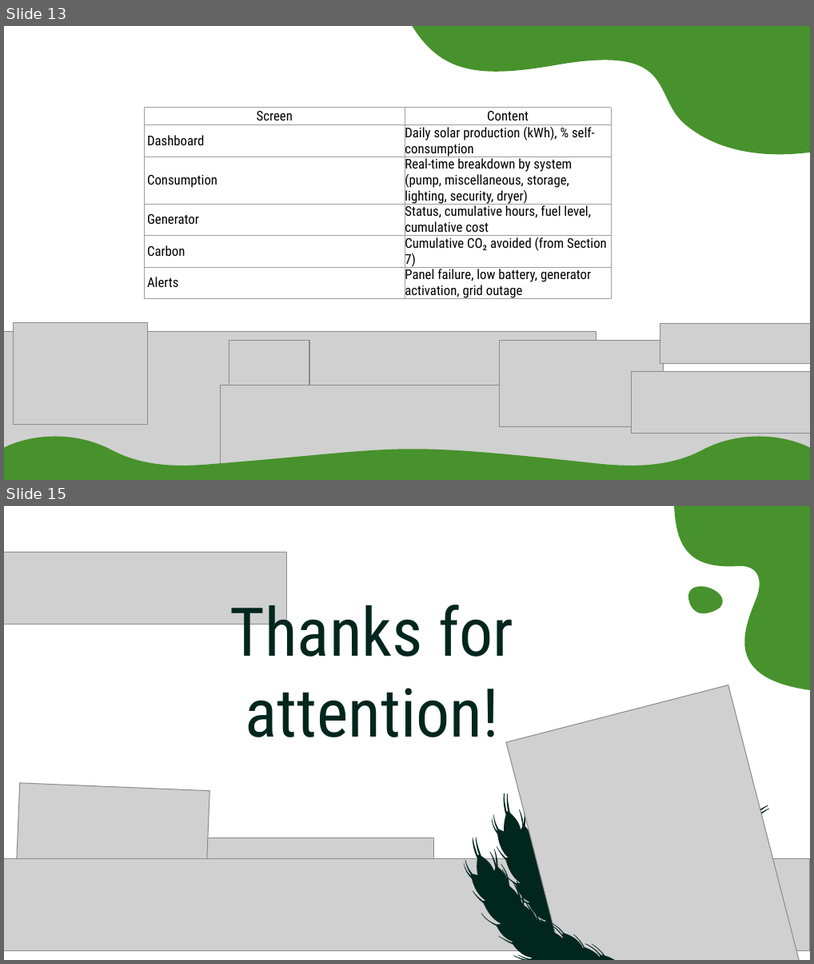
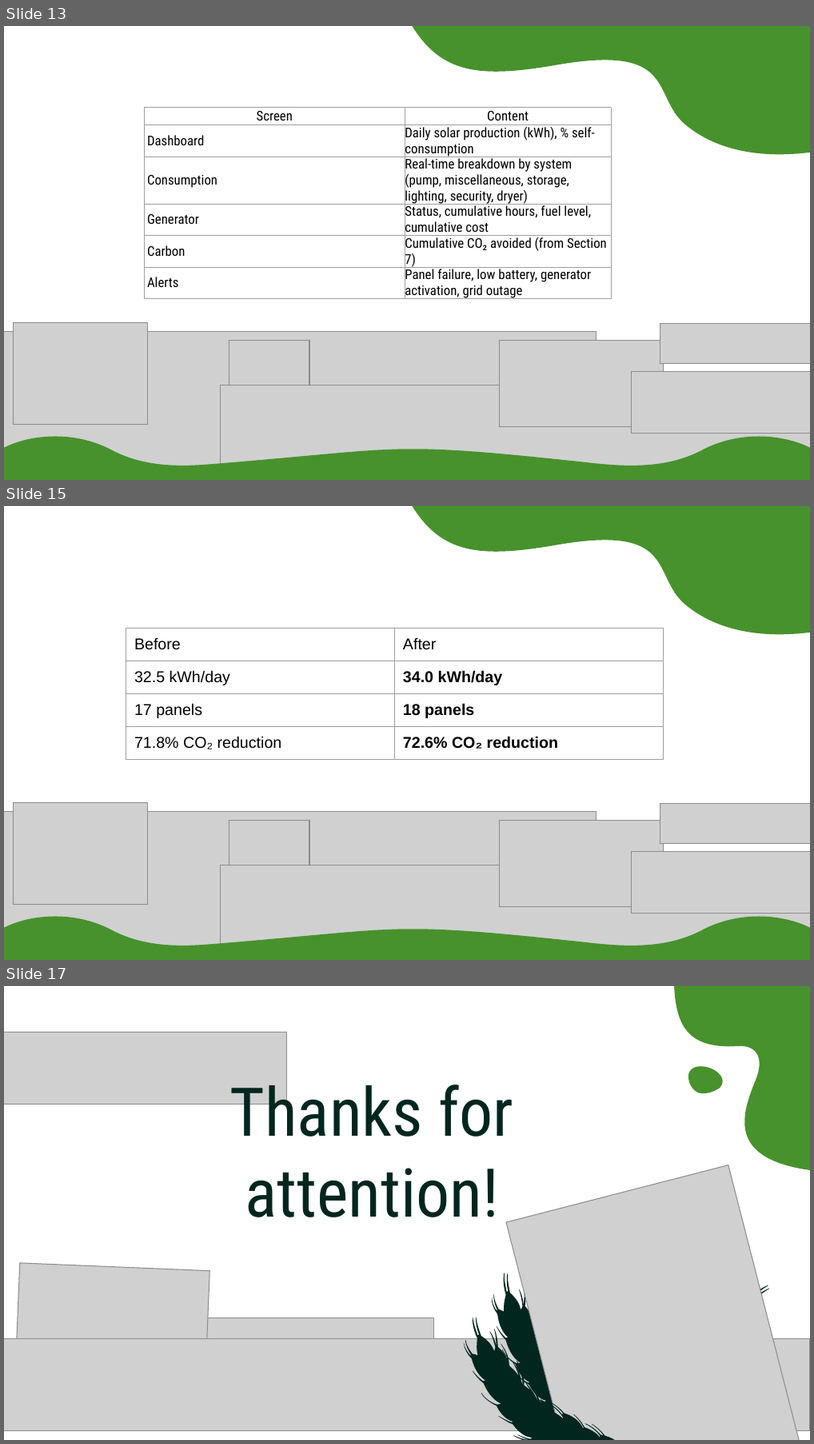
Before and after one commit to yameogowilfried12-ai/Excellence_Program, a slide deck: cohort 2026/template_MADIEGA_files/Energy_Supply_Systems_Aida.pptx. Shown one above the other, each under a label of ours: slides 13 and 15 before the commit, slides 13, 15 and 17 after it; the slides between them are not shown. The pictures are 814x964 and 814x1444 pixels, drawn with LibreOffice and Linux fonts; fonts in the diff are those of the drawing; grey boxes stand for pictures; background and template pictures are left out. Boxes give left, top, right and bottom in pixels: in the first picture for what was removed or moved away, otherwise in the second. Text is boxed around its words. In the diff, an @@ line names an element or a change of style, - is before the commit and + after.

```diff
--- a/cohort 2026/template_MADIEGA_files/Energy_Supply_Systems_Aida.pptx
+++ b/cohort 2026/template_MADIEGA_files/Energy_Supply_Systems_Aida.pptx
@@ slide 15 added at box(4, 506, 810, 960), background #FFFFFF @@
@@ freeform shape added at box(412, 506, 810, 637), fill #47922C @@
@@ table added at box(126, 628, 664, 759), 4 rows, 2 columns @@
+Before | After
+32.5 kWh/day | 34.0 kWh/day
+17 panels | 18 panels
+71.8% CO₂ reduction | 72.6% CO₂ reduction
@@ table added at box(67, 704, 747, 812), 4 rows, 2 columns @@
+ | 
+ | 
+ | 
+ | 
@@ picture added at box(4, 812, 597, 946) @@
@@ picture added at box(13, 802, 148, 904) @@
@@ picture added at box(661, 803, 810, 843) @@
@@ picture added at box(230, 820, 310, 881) @@
@@ picture added at box(500, 820, 664, 906) @@
@@ picture added at box(220, 865, 810, 960) @@
@@ picture added at box(631, 851, 810, 912) @@
@@ freeform shape added at box(4, 910, 810, 960), fill #47922C @@
@@ what was slide 15 is now slide 17 @@
```
Also in this commit, not shown: 1 slide changed, 1 other slide added, 18 other files.
